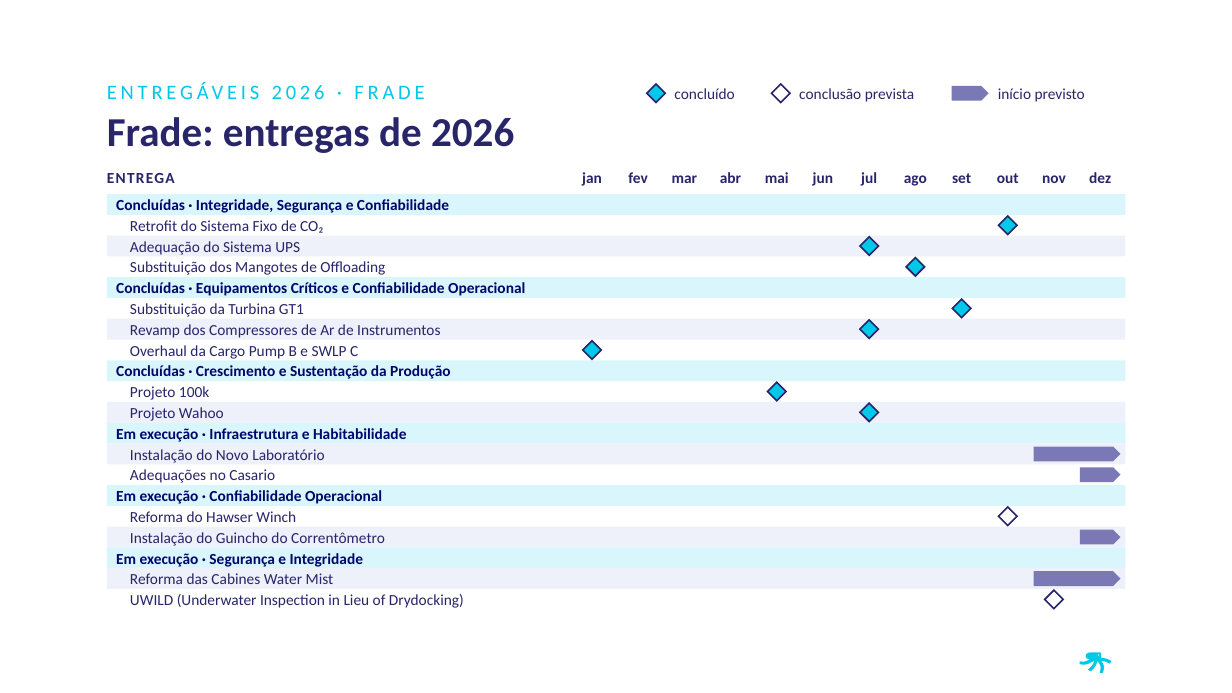
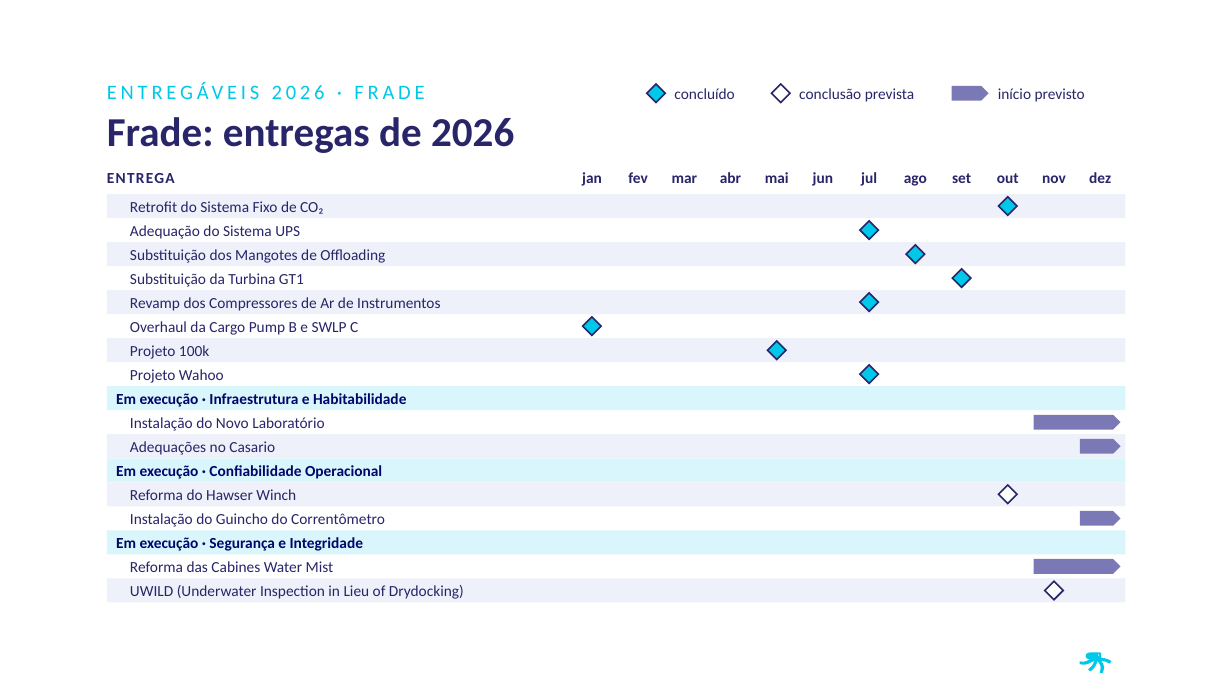
Before and after one commit to LucasRibaas/Planejamento, a slide deck: slide 6 of Investor_Day_PRIO_2026.pptx. Drawn at 1232x693 pixels with LibreOffice and Linux fonts; fonts in the diff are those of the drawing; background and template pictures are left out. Boxes give left, top, right and bottom in pixels: in the first picture for what was removed or moved away, otherwise in the second. Text is boxed around its words. In the diff, an @@ line names an element or a change of style, - is before the commit and + after.

```diff
--- a/Investor_Day_PRIO_2026.pptx
+++ b/Investor_Day_PRIO_2026.pptx
@@ rectangle at [107,194,1126,218]: fill #D9F6FC to #EEF1FA @@
@@ text removed at [116,199,449,213] @@
-Concluídas · Integridade, Segurança e Confiabilidade
@@ 3 texts, 2 diamonds, 1 rectangle: place and size @@
-3 texts, 2 diamonds, 1 rectangle at [107,237,1126,584]
+3 texts, 2 diamonds, 1 rectangle at [107,221,1126,572]
@@ rectangle: place and size @@
-rectangle at [107,236,1126,257]
+rectangle at [107,242,1126,266]
@@ rectangle at [107,290,1126,314]: fill #D9F6FC to #EEF1FA @@
@@ rectangle: place and size @@
-rectangle at [107,277,1126,299]
+rectangle at [107,290,1126,314]
@@ text removed at [116,282,525,296] @@
-Concluídas · Equipamentos Críticos e Confiabilidade Operacional
@@ 3 texts, 2 diamonds, 1 rectangle: place and size @@
-3 texts, 2 diamonds, 1 rectangle at [107,320,1126,522]
+3 texts, 2 diamonds, 1 rectangle at [107,293,1126,500]
@@ rectangle: place and size @@
-rectangle at [107,319,1126,340]
+rectangle at [107,338,1126,362]
@@ text "Projeto 100k": place and size @@
-text "Projeto 100k" at [130,386,209,400]
+text "Projeto 100k" at [130,345,209,359]
@@ 2 diamonds, 1 text: place and size @@
-2 diamonds, 1 text at [130,383,879,421]
+2 diamonds, 1 text at [130,341,879,384]
@@ rectangle: place and size @@
-rectangle at [107,360,1126,382]
+rectangle at [107,386,1126,410]
@@ 3 texts: place and size @@
-3 texts at [116,303,406,463]
+3 texts at [116,273,406,431]
@@ text removed at [116,365,450,379] @@
-Concluídas · Crescimento e Sustentação da Produção
@@ rectangle removed at [107,402,1126,423] @@
@@ 2 texts, 2 pentagon arrows, 1 diamond: place and size @@
-2 texts, 2 pentagon arrows, 1 diamond at [130,299,1121,483]
+2 texts, 2 pentagon arrows, 1 diamond at [130,269,1121,455]
@@ rectangle removed at [107,423,1126,445] @@
@@ rectangle: place and size @@
-rectangle at [107,527,1126,548]
+rectangle at [107,482,1126,506]
@@ text "Instalação do Guincho do Correntômetro": place and size @@
-text "Instalação do Guincho do Correntômetro" at [130,532,385,546]
+text "Instalação do Guincho do Correntômetro" at [130,513,385,527]
@@ 2 texts, 2 diamonds, 1 pentagon arrow: place and size @@
-2 texts, 2 diamonds, 1 pentagon arrow at [130,216,1121,544]
+2 texts, 2 diamonds, 1 pentagon arrow at [130,197,1121,526]
@@ 1 text, 1 rectangle, 1 diamond, 1 pentagon arrow: place and size @@
-1 text, 1 rectangle, 1 diamond, 1 pentagon arrow at [107,444,1126,609]
+1 text, 1 rectangle, 1 diamond, 1 pentagon arrow at [107,434,1126,600]
@@ rectangle: place and size @@
-rectangle at [107,568,1126,590]
+rectangle at [107,579,1126,603]
```
Also in this commit, not shown: 4 other slides changed.
